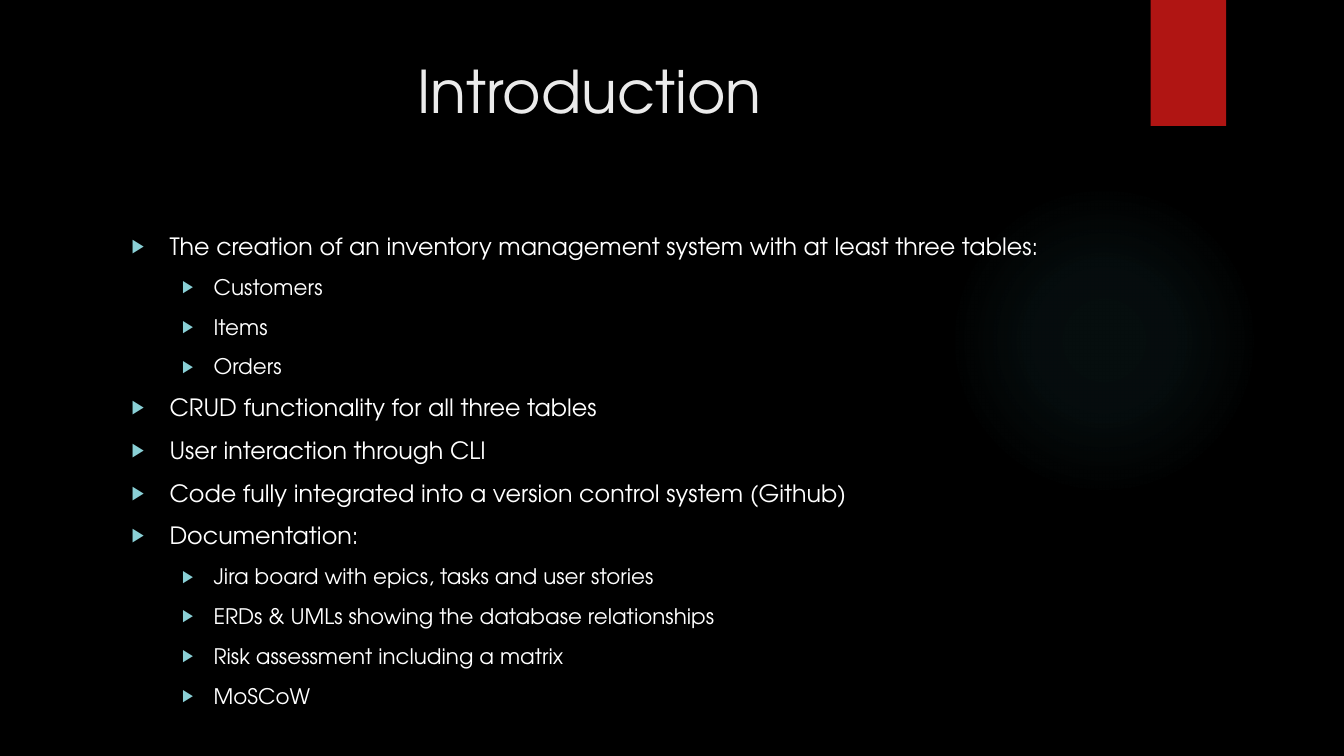
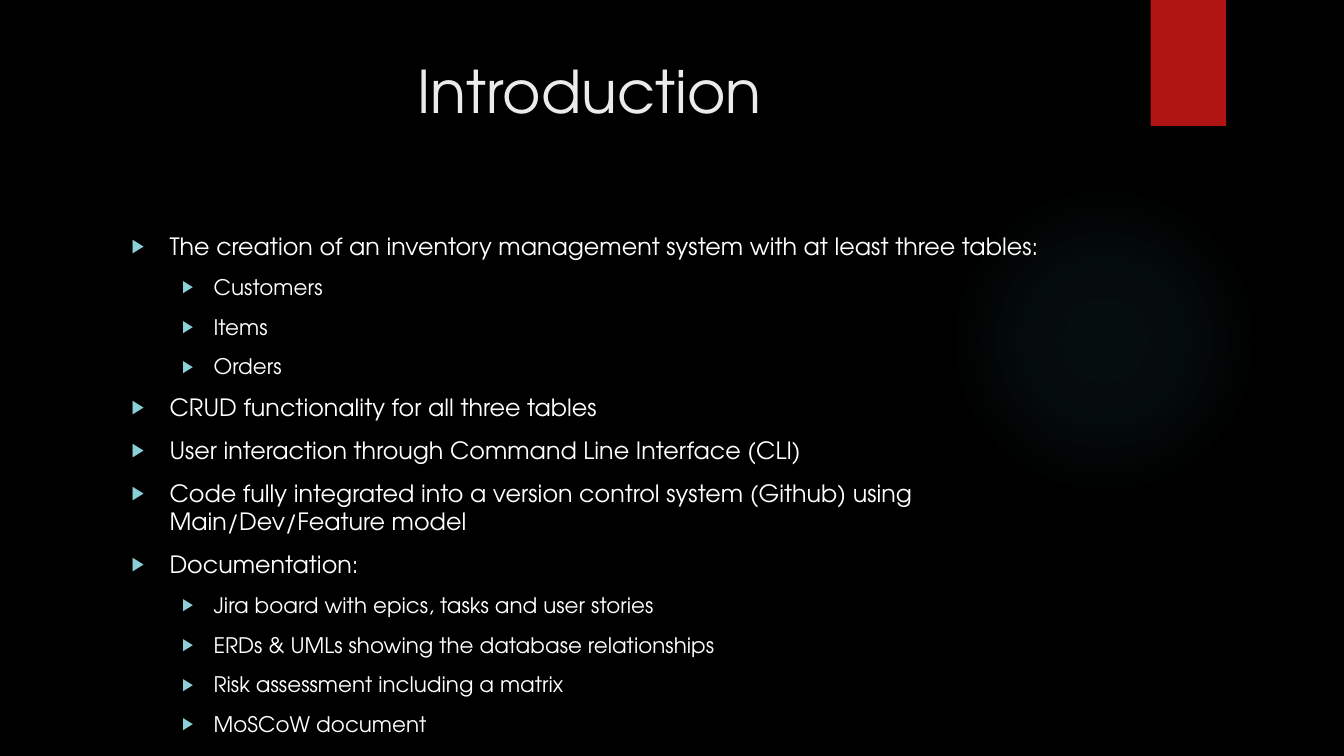
Before and after one commit to Toseef-Github/IMS-22EnableMay2, a slide deck: slide 2 of IMS Presentation.pptx. Drawn at 1344x756 pixels with LibreOffice and Linux fonts; fonts in the diff are those of the drawing; background and template pictures are left out. Boxes give left, top, right and bottom in pixels: in the first picture for what was removed or moved away, otherwise in the second. Text is boxed around its words. In the diff, an @@ line names an element or a change of style, - is before the commit and + after.

Commit message:
updated presentation

```diff
--- a/IMS Presentation.pptx
+++ b/IMS Presentation.pptx
@@ text at (170,237,1038,697): text changed @@
-  ▶ MoSCoW
+  ▶ MoSCoW document
@@ text at (170,441,912,534): text changed @@
-▶ User interaction through CLI
-▶ Code fully integrated into a version control system (Github)
+▶ User interaction through Command Line Interface (CLI)
+▶ Code fully integrated into a version control system (Github) using Main/Dev/Feature model
```
Also in this commit, not shown: 8 other slides changed.
